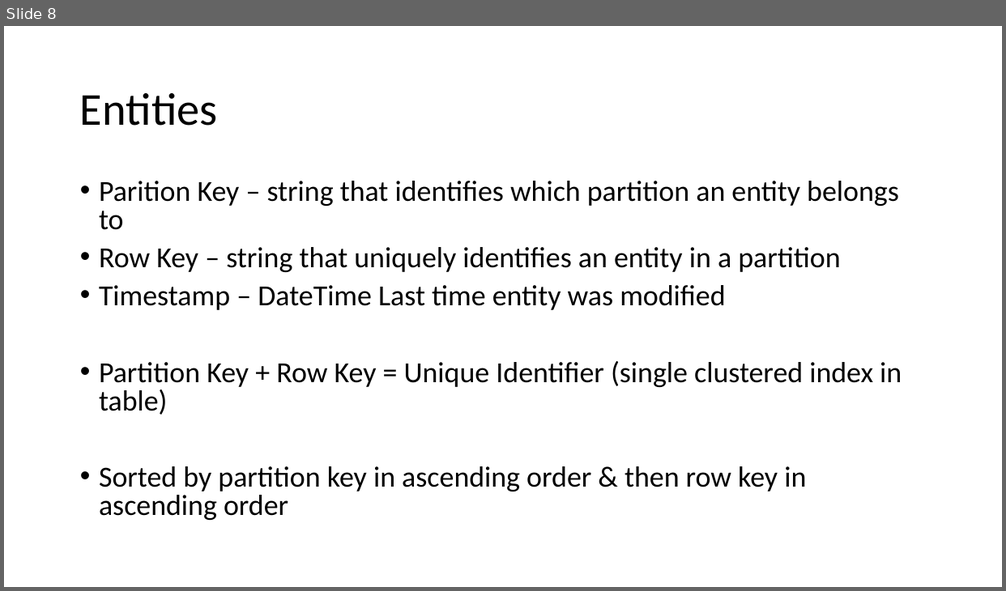
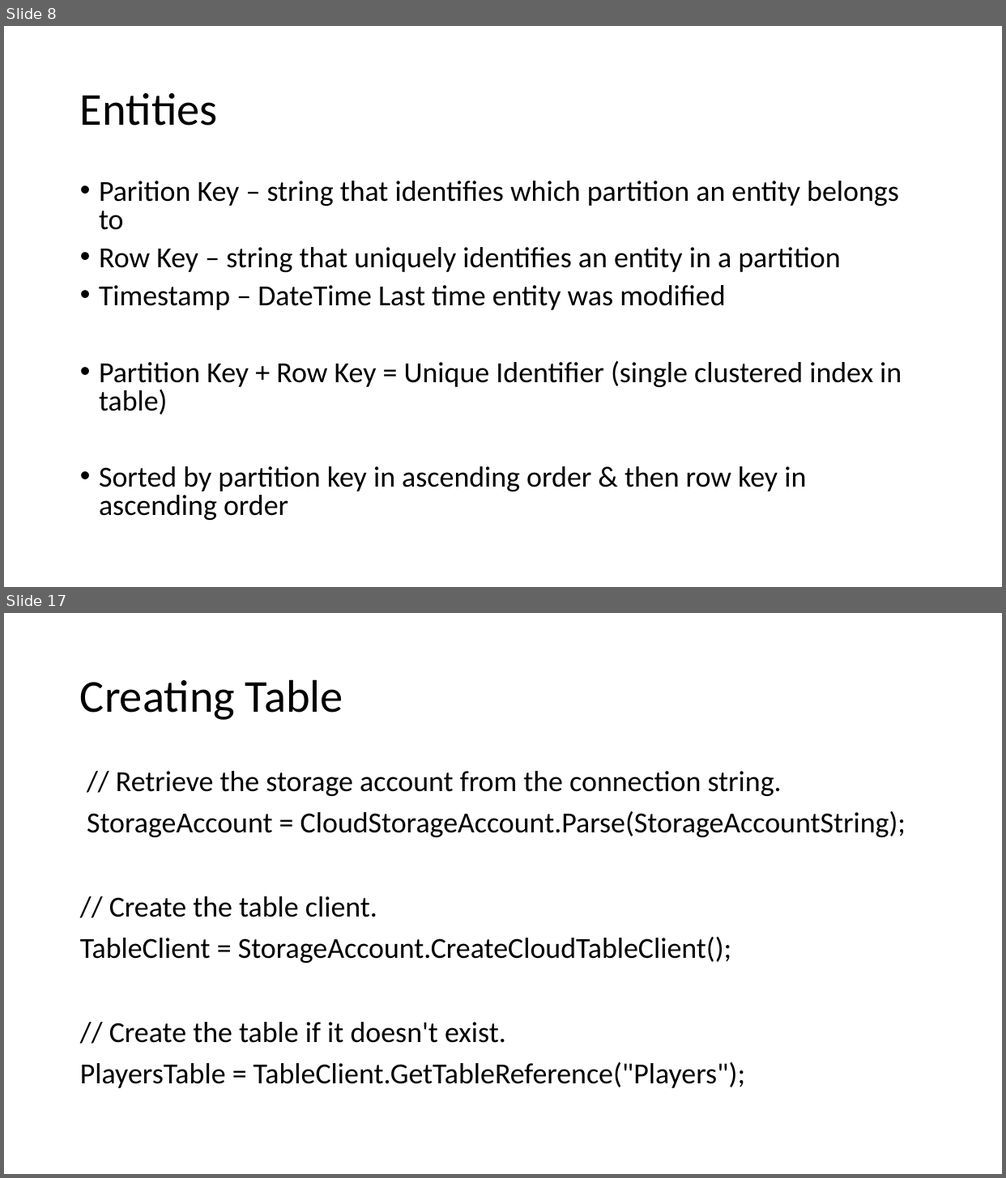
Before and after one commit to CaitieM20/DotNetConf, a slide deck: Patterns & Best Practices For Moving From RDBMS to Azure Storage.pptx. Shown one above the other, each under a label of ours: slide 8 before the commit, slides 8 and 17 after it; the slides between them are not shown. The pictures are 1006x591 and 1006x1178 pixels, drawn with LibreOffice and Linux fonts; fonts in the diff are those of the drawing. Boxes give left, top, right and bottom in pixels: in the first picture for what was removed or moved away, otherwise in the second. Text is boxed around its words. In the diff, an @@ line names an element or a change of style, - is before the commit and + after.

```diff
--- a/Patterns & Best Practices For Moving From RDBMS to Azure Storage.pptx
+++ b/Patterns & Best Practices For Moving From RDBMS to Azure Storage.pptx
@@ slide 17 added at box(4, 613, 1002, 1174), background #FFFFFF @@
@@ title added at box(80, 679, 343, 720), 44 pt, text #000000 @@
+Creating Table
@@ text added at box(80, 771, 906, 1088), 28 pt, text #000000 @@
+// Retrieve the storage account from the connection string.
+StorageAccount = CloudStorageAccount.Parse(StorageAccountString);
+// Create the table client.
+TableClient = StorageAccount.CreateCloudTableClient();
+// Create the table if it doesn't exist.
+PlayersTable = TableClient.GetTableReference("Players");
```
Also in this commit, not shown: 18 other slides added.
